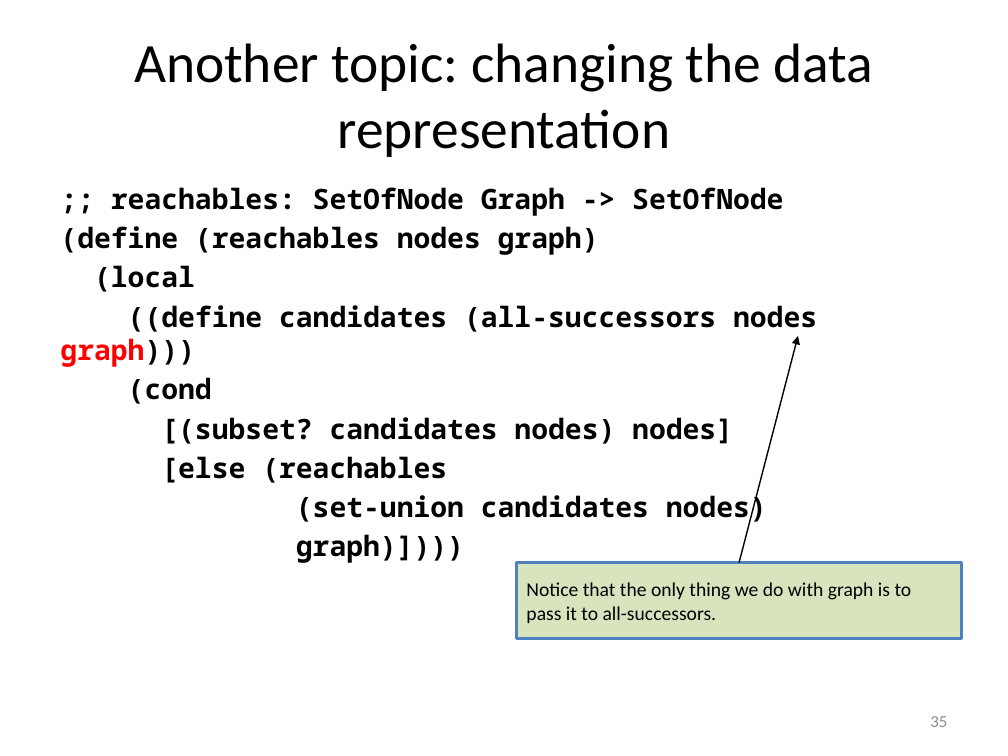
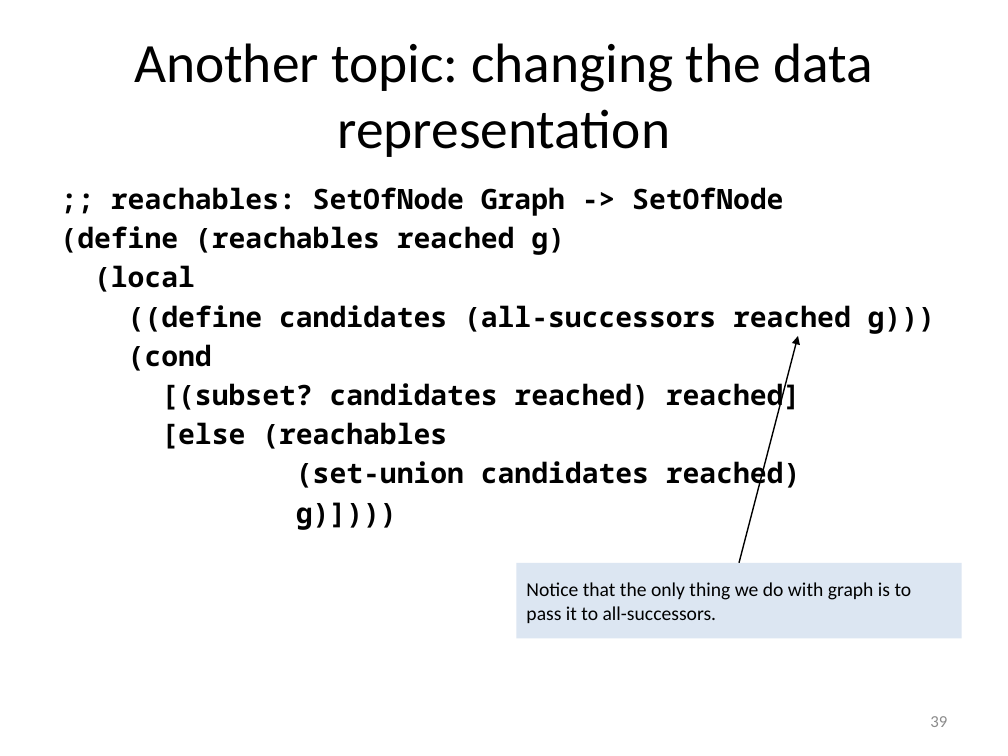
Before and after one commit to mwand/cs5010f16, a slide deck: slide 39 of Slides/Lesson 8.5 Searching in a Graph.pptx (slide 35 before the commit). Drawn at 1008x756 pixels with LibreOffice and Linux fonts; fonts in the diff are those of the drawing. Boxes give left, top, right and bottom in pixels: in the first picture for what was removed or moved away, otherwise in the second. Text is boxed around its words. In the diff, an @@ line names an element or a change of style, - is before the commit and + after.

```diff
--- a/Slides/Lesson 8.5 Searching in a Graph.pptx
+++ b/Slides/Lesson 8.5 Searching in a Graph.pptx
@@ text at <box>60,226,565,255</box>: text changed @@
-(define (reachables nodes graph)
+(define (reachables reached g)
@@ text at <box>128,305,935,334</box>: text changed @@
-((define candidates (all-successors nodes graph)))
+((define candidates (all-successors reached g)))
@@ text at <box>161,379,801,413</box>: text changed @@
-[(subset? candidates nodes) nodes]
+[(subset? candidates reached) reached]
@@ text at <box>296,457,801,530</box>: text changed @@
-(set-union candidates nodes)
-graph)])))
+(set-union candidates reached)
+g)])))
@@ rectangle "Notice that the only thing ..." at <box>516,562,962,638</box>: fill #D7E4BD to #DCE6F2; outline #4F81BD 2 pt to none @@
@@ page number at <box>930,716,947,727</box>: text changed @@
-35
+39
```
Also in this commit, not shown: 11 other slides changed, 5 slides added, 1 slide removed, 7 other files.
